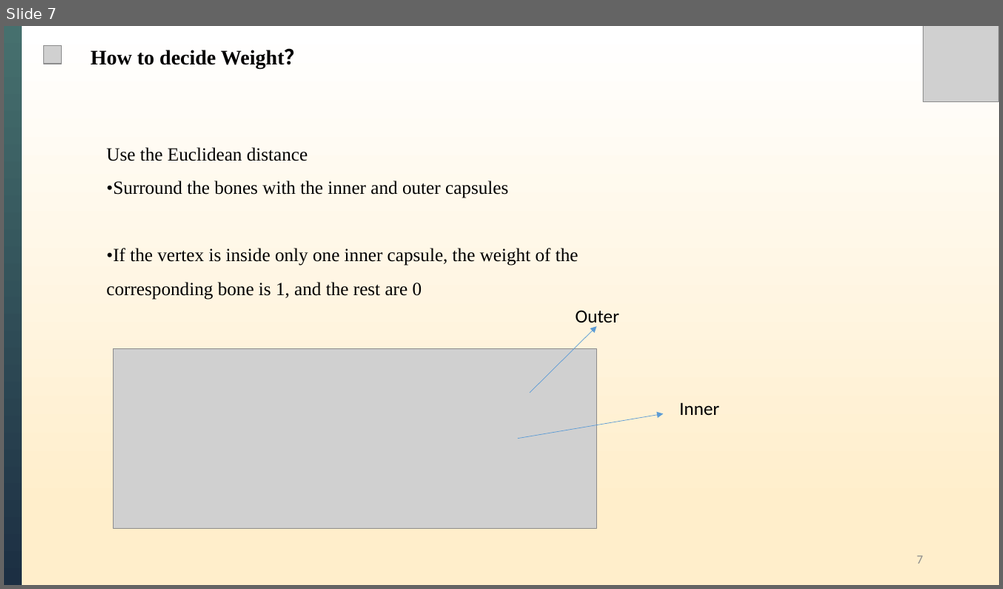
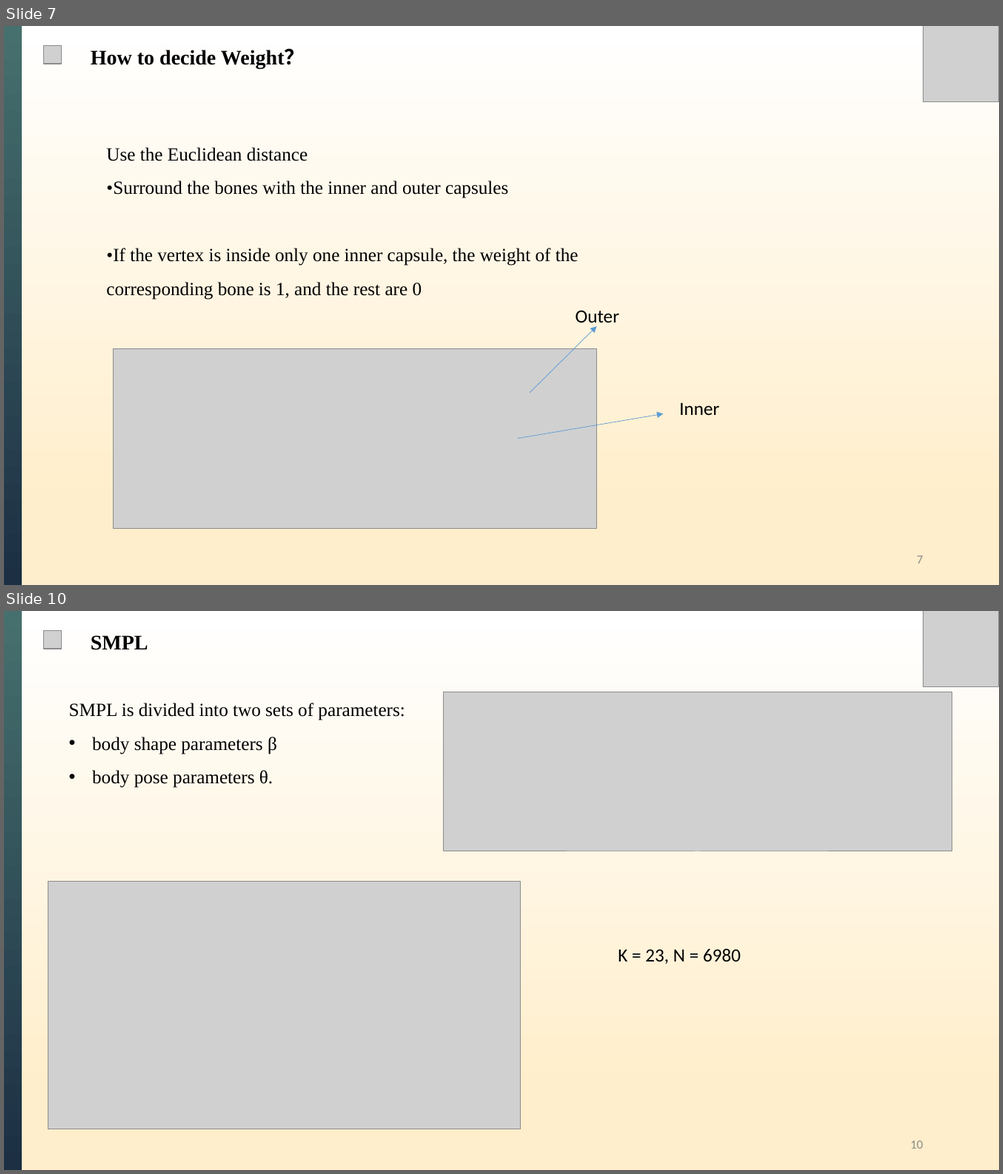
Before and after one commit to XiongWT1024/self-study-2024, a slide deck: LBS_SMPL/LBS_SMPL.pptx. Shown one above the other, each under a label of ours: slide 7 before the commit, slides 7 and 10 after it; the slides between them are not shown. The pictures are 1003x589 and 1003x1174 pixels, drawn with LibreOffice and Linux fonts; fonts in the diff are those of the drawing; grey boxes stand for pictures. Boxes give left, top, right and bottom in pixels: in the first picture for what was removed or moved away, otherwise in the second. Text is boxed around its words. In the diff, an @@ line names an element or a change of style, - is before the commit and + after.

```diff
--- a/LBS_SMPL/LBS_SMPL.pptx
+++ b/LBS_SMPL/LBS_SMPL.pptx
@@ slide 10 added at box(4, 611, 999, 1170), background gradient #FFEECB to #FFFFFF @@
@@ rectangle added at box(4, 611, 22, 1170), fill gradient #46706E to #1C2F43 @@
@@ picture added at box(43, 631, 62, 649) @@
@@ picture added at box(923, 611, 999, 686) @@
@@ text added at box(91, 635, 148, 650), 20 pt, text #000000, bold @@
+SMPL
@@ picture added at box(443, 692, 951, 852) @@
@@ text added at box(69, 703, 404, 788), 18 pt, text #000000 @@
+SMPL is divided into two sets of parameters:
+• body shape parameters β
+• body pose parameters θ.
@@ picture added at box(48, 881, 521, 1130) @@
@@ text added at box(617, 948, 740, 964), 18 pt, text #000000 @@
+K = 23, N = 6980
@@ page number added at box(910, 1141, 922, 1149), 12 pt, text #8C8C8C @@
+10
```
Also in this commit, not shown: 2 slides changed, 1 other slide added.
